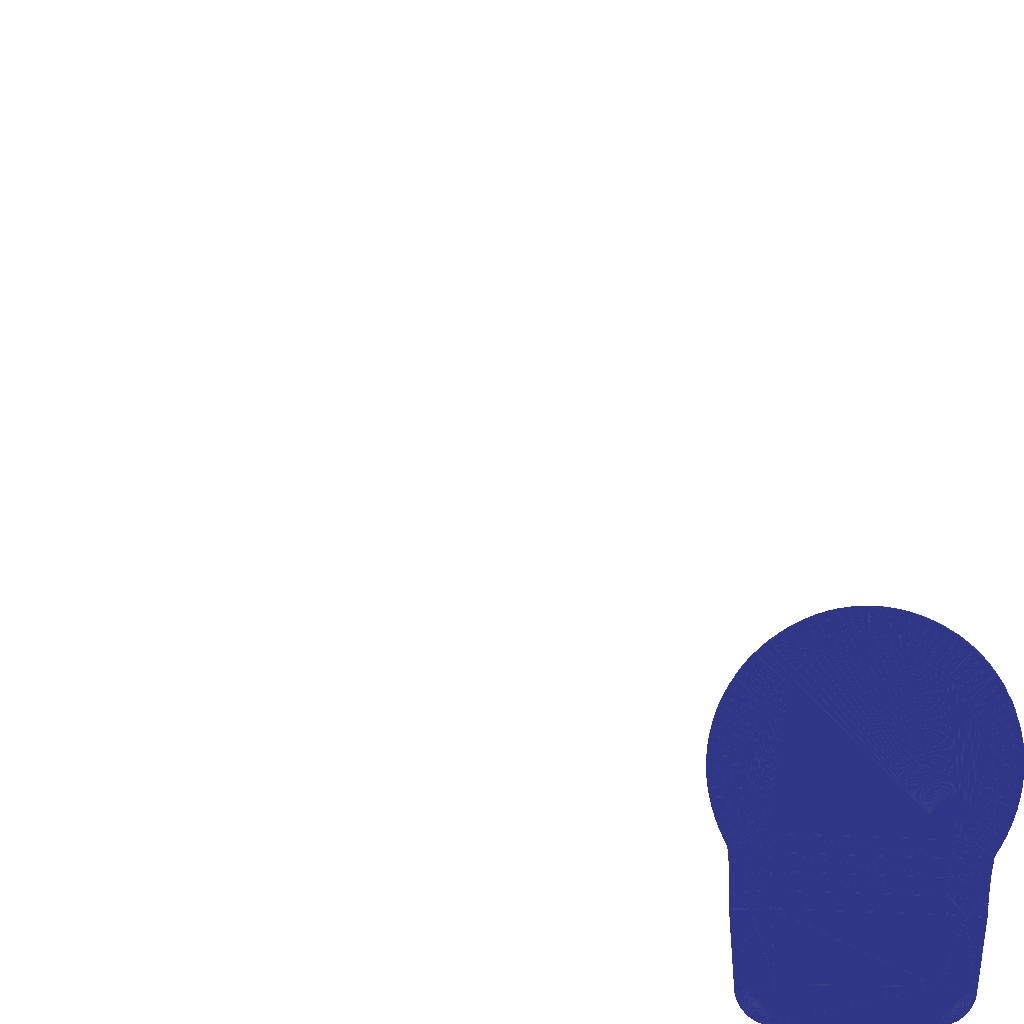
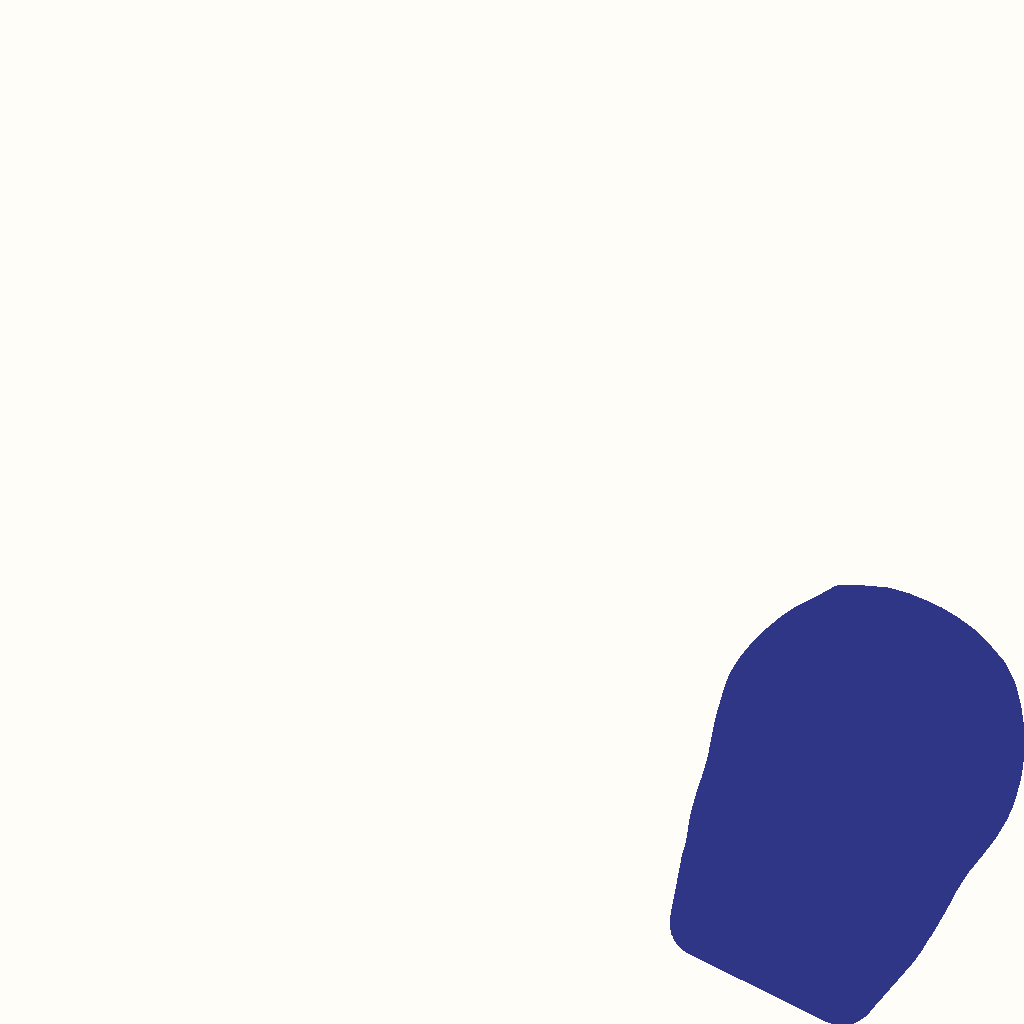
Before/after of a 1024x1024 layered artwork. What changed in the layer stack:
hid "link_s_wire.png", painted on it over (0, 0, 1024, 1024)
added layer "link_s_wire.png copy" above "Layer" over (670, 585, 1024, 1024)
added layer "Layer" over (0, 0, 1024, 1024)
